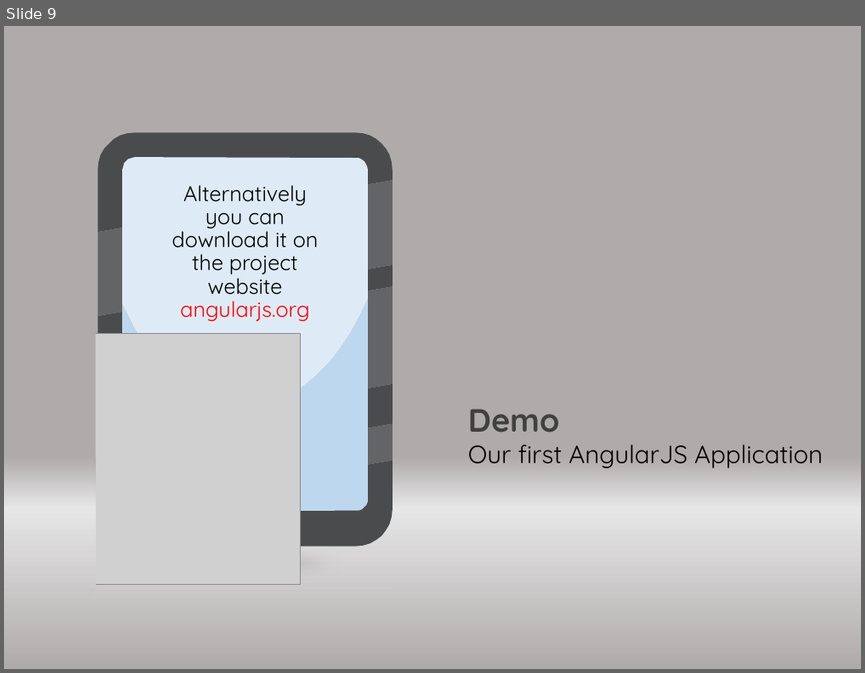
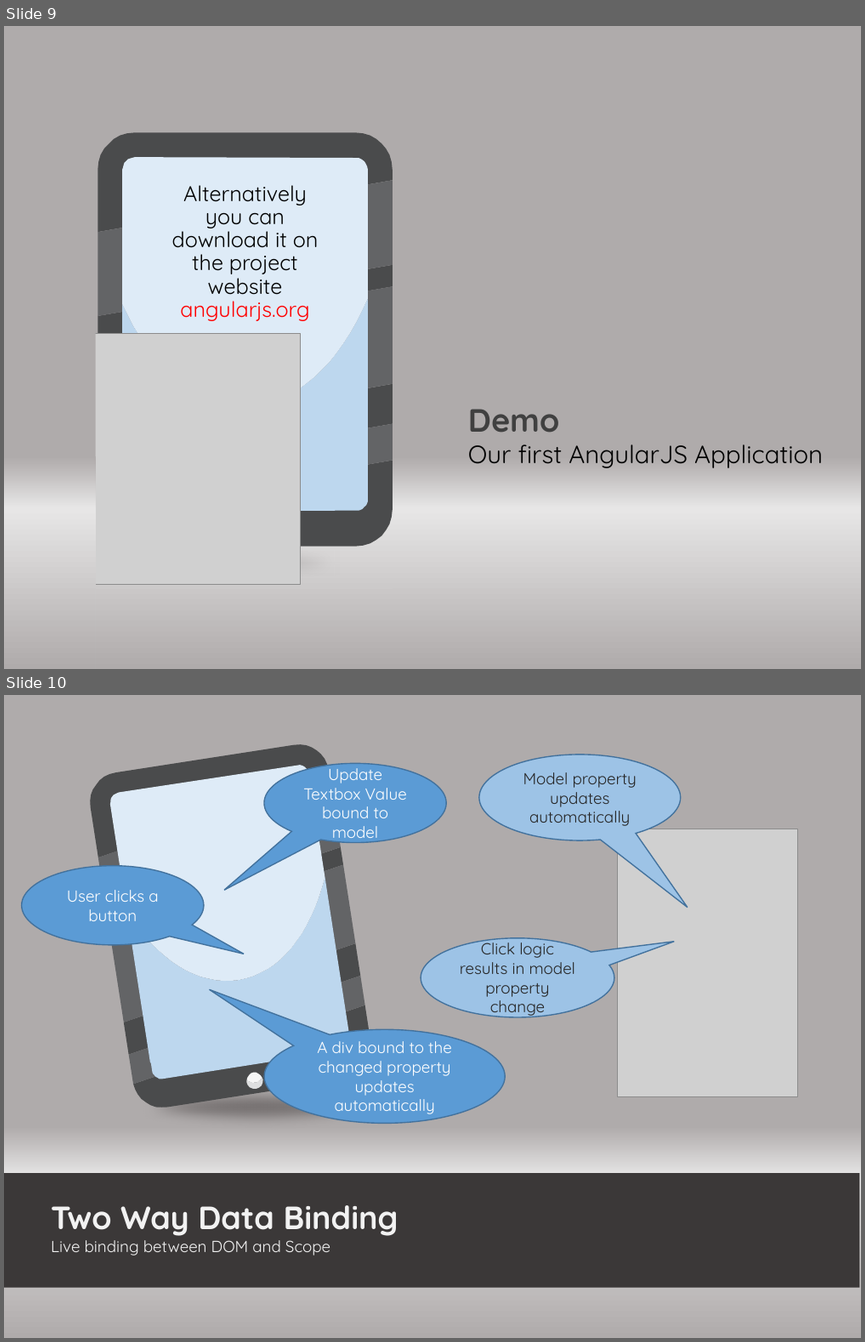
Before and after one commit to JamesBender/AngularDemos, a slide deck: Slides/AngularJSForDotNetDevelopers.pptx. Shown one above the other, each under a label of ours: slide 9 before the commit, slides 9 and 10 after it. The pictures are 865x673 and 865x1342 pixels, drawn with LibreOffice and Linux fonts; fonts in the diff are those of the drawing; grey boxes stand for pictures. Boxes give left, top, right and bottom in pixels: in the first picture for what was removed or moved away, otherwise in the second. Text is boxed around its words. In the diff, an @@ line names an element or a change of style, - is before the commit and + after.

Commit message:
Basic (Nothing) app and data binding demos

```diff
--- a/Slides/AngularJSForDotNetDevelopers.pptx
+++ b/Slides/AngularJSForDotNetDevelopers.pptx
@@ slide 10 added at bbox=[4, 695, 861, 1338], background gradient #AFABAB to #E7E6E6 @@
@@ group added at bbox=[86, 740, 402, 1129]: 11 freeform shapes, 1 ellipse @@
@@ speech bubble added at bbox=[264, 764, 446, 842], fill #5B9BD5, outline #43739E 1 pt, 13.5 pt, text #FFFFFF @@
+Update Textbox Value bound to model
@@ speech bubble added at bbox=[478, 755, 680, 839], fill #9DC3E6, outline #43739E 1 pt, 13.5 pt, text #262626 @@
+Model property updates automatically
@@ picture added at bbox=[618, 828, 797, 1096] @@
@@ speech bubble added at bbox=[22, 866, 204, 944], fill #5B9BD5, outline #43739E 1 pt, 13.5 pt, text #FFFFFF @@
+User clicks a button
@@ speech bubble added at bbox=[420, 938, 614, 1017], fill #9DC3E6, outline #43739E 1 pt, 13.5 pt, text #262626 @@
+Click logic results in model property change
@@ speech bubble added at bbox=[264, 1029, 506, 1123], fill #5B9BD5, outline #43739E 1 pt, 13.5 pt, text #FFFFFF @@
+A div bound to the changed property updates automatically
@@ rectangle added at bbox=[4, 1173, 859, 1287], fill #3B3838 @@
@@ text added at bbox=[51, 1205, 398, 1255], 13.5 pt, text #F2F2F2 @@
+Two Way Data Binding
+Live binding between DOM and Scope
```
Also in this commit, not shown: 2 slides changed, 1 other slide added, 5 slides removed, 4 other files.
